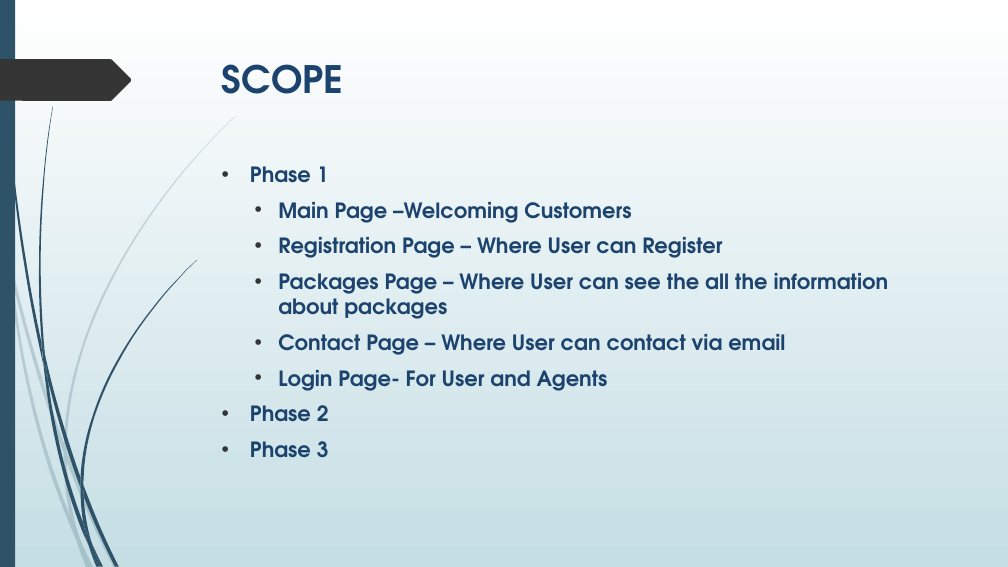
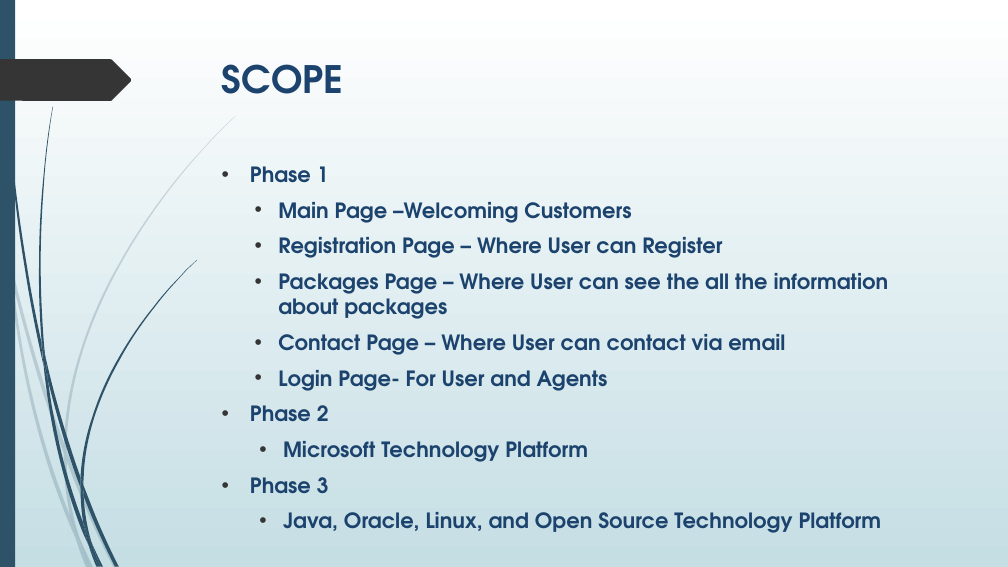
Before and after one commit to quynhhnnguyen/travelAgency, a slide deck: slide 8 of DL Travel Experts.pptx. Drawn at 1008x567 pixels with LibreOffice and Linux fonts; fonts in the diff are those of the drawing. Boxes give left, top, right and bottom in pixels: in the first picture for what was removed or moved away, otherwise in the second. Text is boxed around its words. In the diff, an @@ line names an element or a change of style, - is before the commit and + after.

```diff
--- a/DL Travel Experts.pptx
+++ b/DL Travel Experts.pptx
@@ text at (x1=283, y1=441, x2=588, y2=462): paragraph added @@
+  • Microsoft Technology Platform
@@ text at (x1=283, y1=512, x2=882, y2=533): paragraph added @@
+  • Java, Oracle, Linux, and Open Source Technology Platform
```
Also in this commit, not shown: 1 other slide changed.
